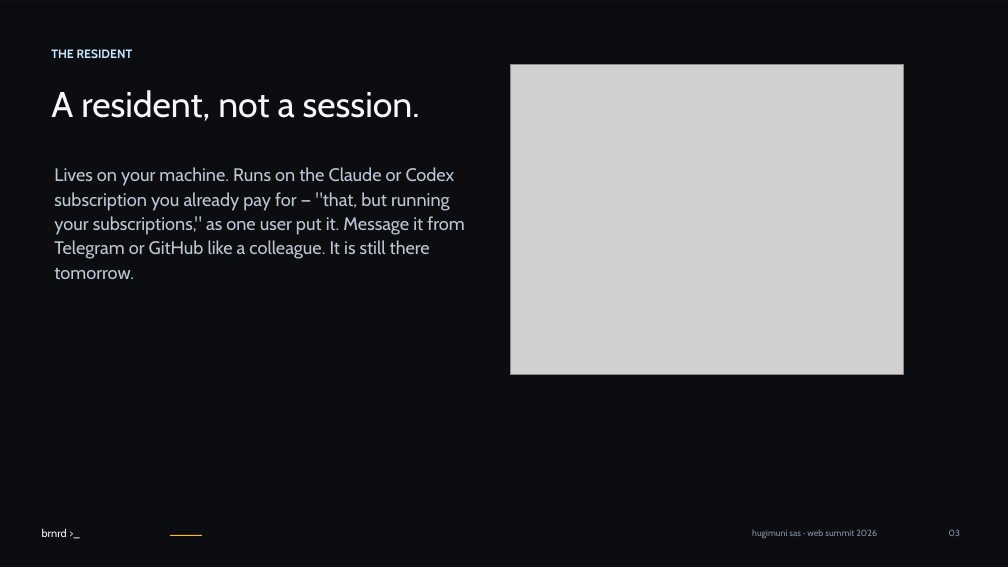
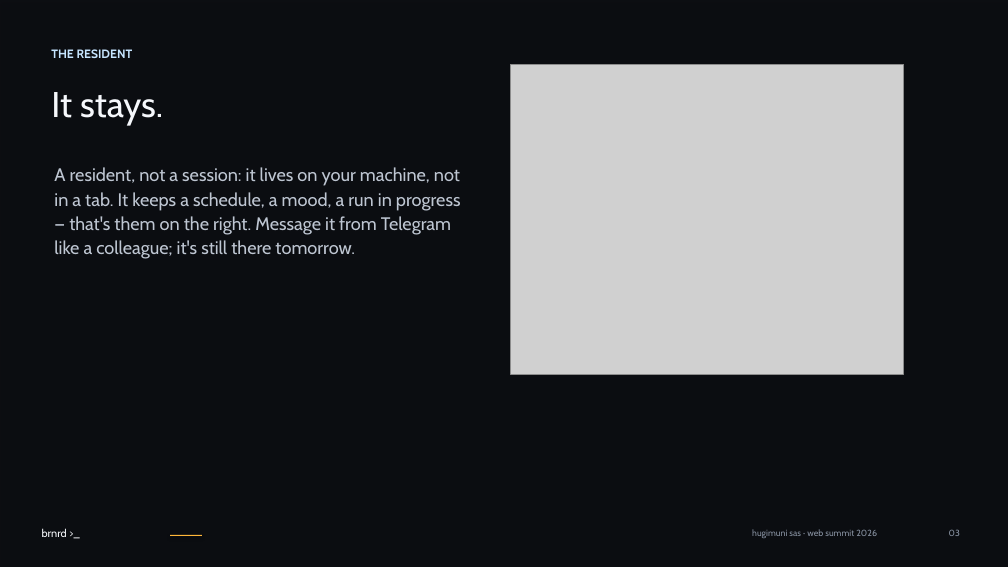
Before and after one commit to hugimuni-labs/brnrd, a slide deck: slide 3 of media/deck/v12/brnrd_websummit_pitch_deck_v12.pptx. Drawn at 1008x567 pixels with LibreOffice and Linux fonts; fonts in the diff are those of the drawing; grey boxes stand for pictures; background and template pictures are left out; a plain dark background stands for a picture behind light text. Boxes give left, top, right and bottom in pixels: in the first picture for what was removed or moved away, otherwise in the second. Text is boxed around its words. In the diff, an @@ line names an element or a change of style, - is before the commit and + after.

```diff
--- a/media/deck/v12/brnrd_websummit_pitch_deck_v12.pptx
+++ b/media/deck/v12/brnrd_websummit_pitch_deck_v12.pptx
@@ text at box(51, 92, 163, 125): text changed @@
-A resident, not a session.
+It stays.
@@ text at box(54, 167, 461, 259): text changed @@
-Lives on your machine. Runs on the Claude or Codex subscription you already pay for — "that, but running your subscriptions," as one user put it. Message it from Telegram or GitHub like a colleague. It is still there tomorrow.
+A resident, not a session: it lives on your machine, not in a tab. It keeps a schedule, a mood, a run in progress — that's them on the right. Message it from Telegram like a colleague; it's still there tomorrow.
```
Also in this commit, not shown: 1 other slide changed, 3 other files.
